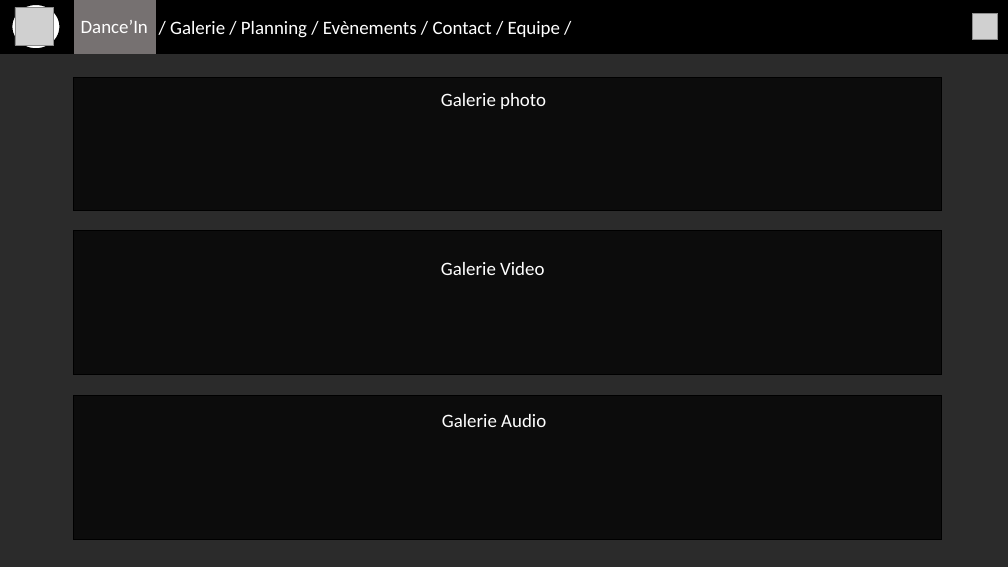
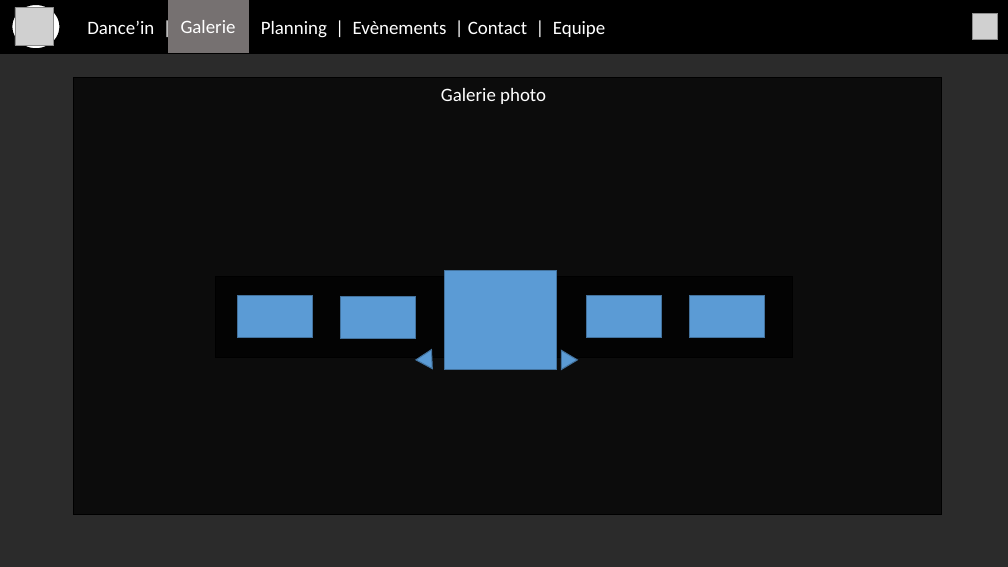
Before and after one commit to GuilhemS/dance-in, a slide deck: slide 2 of Conception/Conception.pptx. Drawn at 1008x567 pixels with LibreOffice and Linux fonts; fonts in the diff are those of the drawing; grey boxes stand for pictures; background and template pictures are left out; a plain dark background stands for a picture behind light text. Boxes give left, top, right and bottom in pixels: in the first picture for what was removed or moved away, otherwise in the second. Text is boxed around its words. In the diff, an @@ line names an element or a change of style, - is before the commit and + after.

```diff
--- a/Conception/Conception.pptx
+++ b/Conception/Conception.pptx
@@ text in rectangle at <box>87,21,605,38</box>: text changed @@
-Dance’in / Galerie / Planning / Evènements / Contact / Equipe /
+Dance’in | Galerie | Planning | Evènements | Contact | Equipe
@@ rectangle: place and size @@
-rectangle at <box>75,0,155,53</box>
+rectangle at <box>169,0,249,52</box>
@@ text at <box>180,20,235,33</box>: text changed @@
-Dance’In
+Galerie
@@ rectangle: place and size @@
-rectangle at <box>73,78,941,210</box>
+rectangle at <box>73,78,941,515</box>
@@ text "Galerie photo": place and size @@
-text "Galerie photo" at <box>441,93,546,109</box>
+text "Galerie photo" at <box>441,88,546,104</box>
@@ text removed at <box>441,262,544,275</box> @@
-Galerie Video
@@ rectangle: place and size @@
-rectangle at <box>73,231,941,374</box>
+rectangle at <box>216,277,792,358</box>
@@ rectangle at <box>216,277,792,358</box>: fill #000000 at 70% opacity to #000000 at 74% opacity @@
@@ rectangle added at <box>238,295,313,337</box>, fill #5B9BD5, outline #43739E 1 pt @@
@@ rectangle added at <box>341,296,416,339</box>, fill #5B9BD5, outline #43739E 1 pt @@
@@ rectangle added at <box>445,271,557,370</box>, fill #5B9BD5, outline #43739E 1 pt @@
@@ rectangle added at <box>587,295,662,337</box>, fill #5B9BD5, outline #43739E 1 pt @@
@@ rectangle added at <box>690,296,765,338</box>, fill #5B9BD5, outline #43739E 1 pt @@
@@ triangle added at <box>415,350,432,369</box>, fill #5B9BD5, outline #43739E 1 pt @@
@@ triangle added at <box>562,351,578,370</box>, fill #5B9BD5, outline #43739E 1 pt @@
@@ rectangle removed at <box>73,395,941,539</box> @@
@@ text removed at <box>442,414,546,427</box> @@
-Galerie Audio
```
Also in this commit, not shown: 2 other slides changed, 3 slides added, 1 slide removed, 1 other file.
